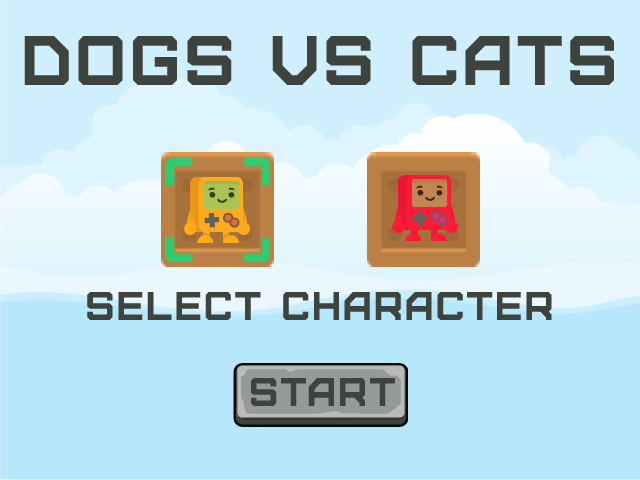
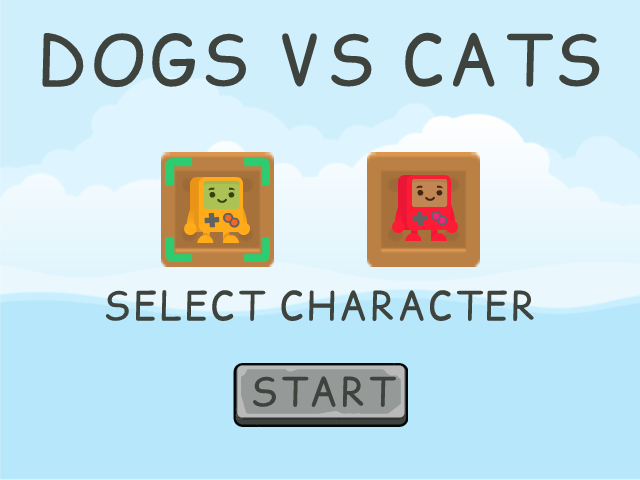
Layered file, before and after one edit (640px x 480px). Changes by layer:
painted on "headerText: text" over [24, 32, 614, 88]
painted on "selectText: text" over [87, 290, 552, 321]
painted on "buttonText: text" over [251, 376, 396, 407]
